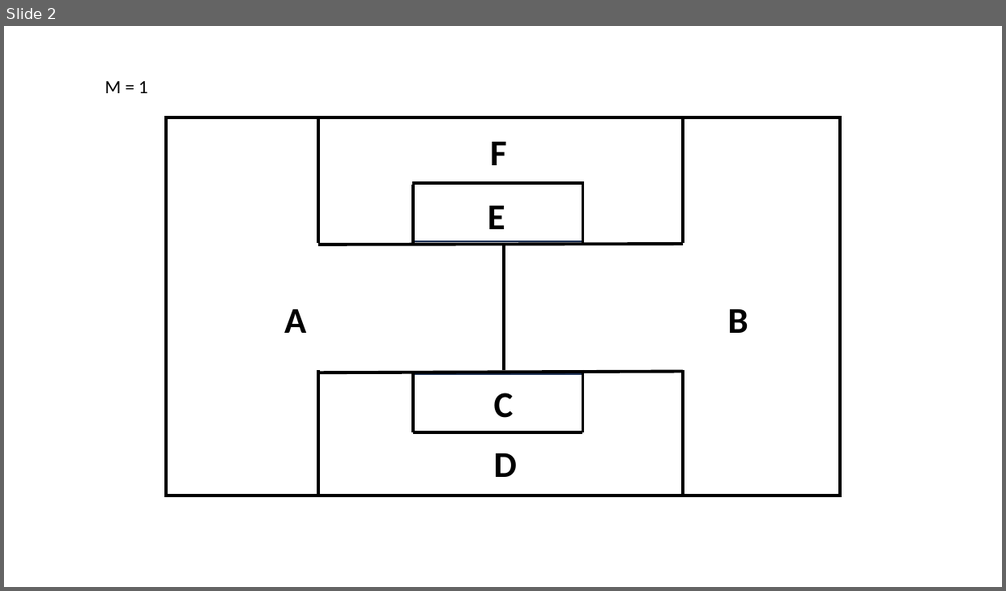
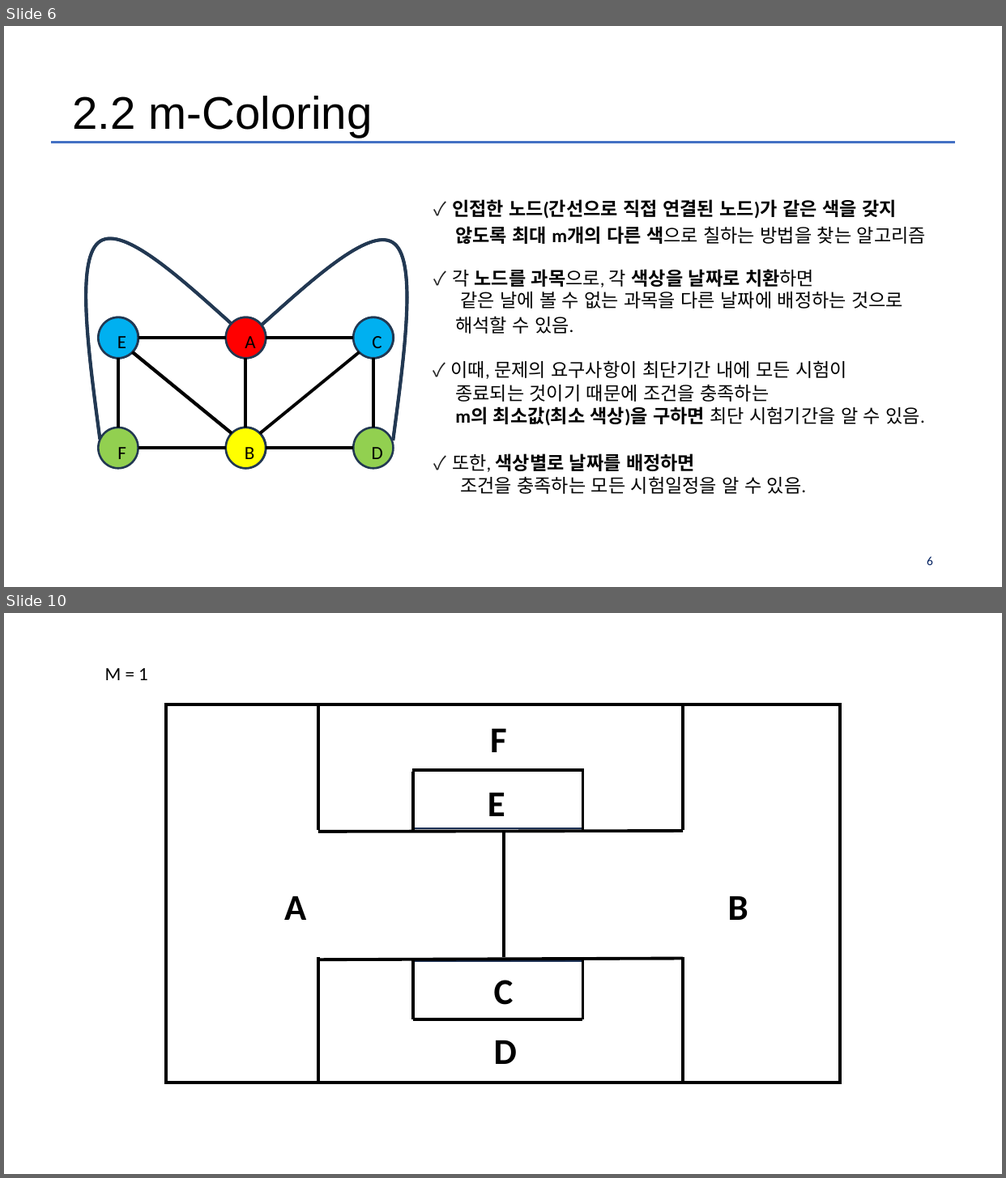
Before and after one commit to Much3m/Exam_Scheduler, a slide deck: project.pptx. Shown one above the other, each under a label of ours: slide 2 before the commit, slides 6 and 10 after it; the slides between them are not shown. The pictures are 1006x591 and 1006x1178 pixels, drawn with LibreOffice and Linux fonts; fonts in the diff are those of the drawing; background and template pictures are left out. Boxes give left, top, right and bottom in pixels: in the first picture for what was removed or moved away, otherwise in the second. Text is boxed around its words. In the diff, an @@ line names an element or a change of style, - is before the commit and + after.

```diff
--- a/project.pptx
+++ b/project.pptx
@@ slide 6 added at [4, 26, 1002, 587], background #FFFFFF @@
@@ text added at [72, 96, 373, 138], 44 pt, text #000000 @@
+2.2 m-Coloring
@@ freeform shape added at [51, 142, 955, 142], outline #4471C4 2.5 pt @@
@@ text added at [452, 199, 897, 219], 18 pt, text #000000, bold @@
+✓ 인접한 노드(간선으로 직접 연결된 노드)가 같은 색을 갖지
@@ group added at [87, 238, 407, 469]: 6 texts, 5 lines, 4 ellipses, 2 freeform shapes @@
+A
+B
+C
+D
+E
+F
@@ group added at [86, 238, 407, 469]: 9 lines, 6 ellipses, 6 texts, 2 freeform shapes @@
+A
+B
+C
+D
+E
+F
@@ text added at [455, 226, 926, 244], 18 pt, text #000000 @@
+않도록 최대 m개의 다른 색으로 칠하는 방법을 찾는 알고리즘
@@ text added at [452, 269, 903, 309], 18 pt, text #000000 @@
+✓ 각 노드를 과목으로, 각 색상을 날짜로 치환하면
+같은 날에 볼 수 없는 과목을 다른 날짜에 배정하는 것으로
@@ text added at [455, 316, 573, 334], 18 pt, text #000000 @@
+해석할 수 있음.
@@ text added at [451, 361, 847, 379], 18 pt, text #000000 @@
+✓ 이때, 문제의 요구사항이 최단기간 내에 모든 시험이
@@ text added at [455, 385, 925, 426], 18 pt, text #000000 @@
+종료되는 것이기 때문에 조건을 충족하는
+m의 최소값(최소 색상)을 구하면 최단 시험기간을 알 수 있음.
@@ text added at [452, 454, 806, 494], 18 pt, text #000000 @@
+✓ 또한, 색상별로 날짜를 배정하면
+조건을 충족하는 모든 시험일정을 알 수 있음.
@@ page number added at [927, 557, 933, 565], 12 pt, text #001F5F @@
+6
@@ what was slide 2 is now slide 10 @@
```
Also in this commit, not shown: 1 slide changed, 7 other slides added, 1 other file.
